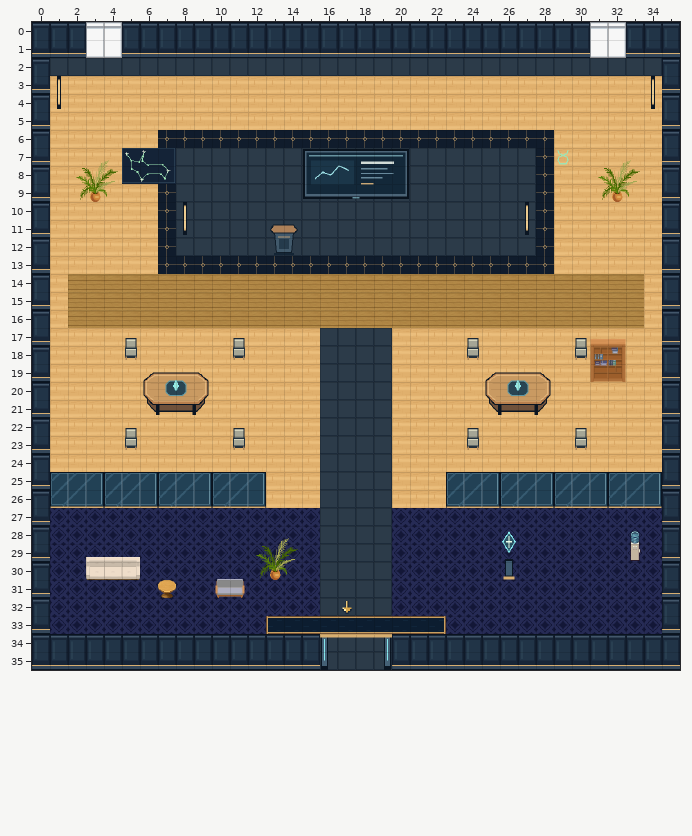
Two versions of a level (Tiled map (JSON), maps/speaker-taurus.tmj). Above, as it was before the edit.
Cells are 32x32 px. Shown: x 0..35, y 0..35.
And afterwards:
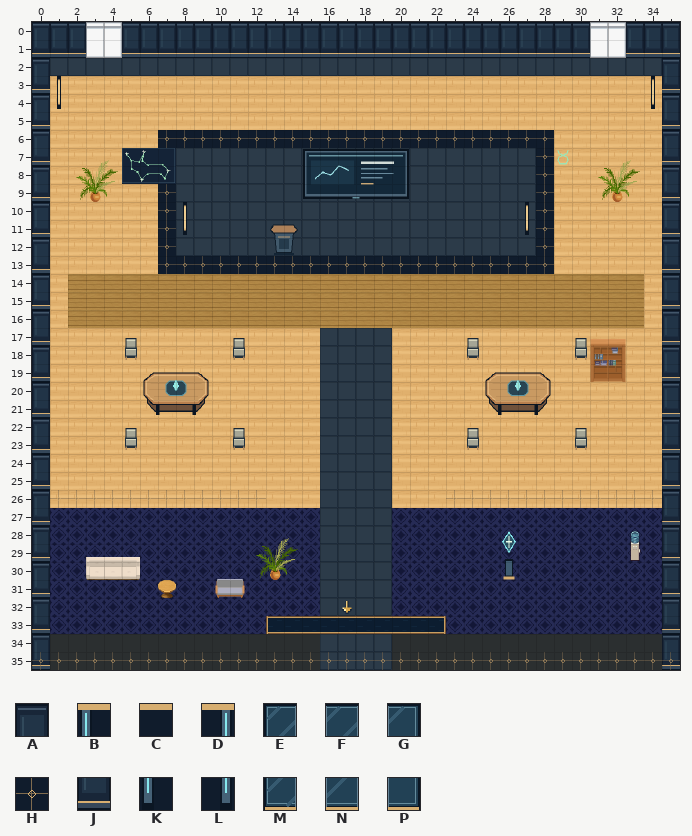
Key: from "art-0": A 0, B 1, C 2, D 4, E 9, F 10, G 11, H 15, J 16, K 17, L 20, M 25, N 26, P 27.
_ is an empty cell, # one hidden under a higher layer, . an unchanged one.
Diff:
--- layer "scenery-belowAvatar-0"
@@ x 1..34 @@
-26 ____________..........____________
+26 HHHHHHHHHHHH..........HHHHHHHHHHHH
@@ x 16..19 @@
-35 ____
+35 HHHH
--- layer "scenery-belowAvatar-2"
@@ x 0..35 @@
-35 _.................................._
+35 J..................................J
--- layer "scenery-belowAvatar-3"
@@ x 0..35 @@
-35 ________________....________________
+35 HHHHHHHHHHHHHHHH....HHHHHHHHHHHHHHHH
--- layer "scenery-aboveAvatar-0" (removed)
@@ x 1..34 @@
-25 EFGEFGEFGEFG..........EFGEFGEFGEFG
-26 MNPMNPMNPMNP..........MNPMNPMNPMNP
+25 ____________..........____________
+26 ____________..........____________
@@ x 0..35 @@
-34 ................BCCD................
-35 #...............K..L...............#
+34 ................____................
+35 _..............._.._..............._
--- layer "scenery-aboveAvatar-1" (removed)
@@ x 0..35 @@
-34 .AAAAAAAAAAAAAAA....AAAAAAAAAAAAAAA.
-35 JJJJJJJJJJJJJJJJ....JJJJJJJJJJJJJJJJ
+34 ._______________...._______________.
+35 ________________....________________
Changed places in both pictures, as pixel boxes (x1, y1, x2, y2):
changed: (50, 472, 266, 508)
changed: (446, 472, 662, 508)
changed: (32, 634, 680, 670)
